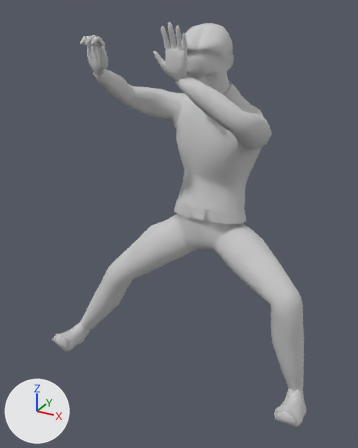
Before and after pictures for a commit that changed the FBX model work/이혜빈/사람/Char_Climbing_Left_Pelvis.FBX.
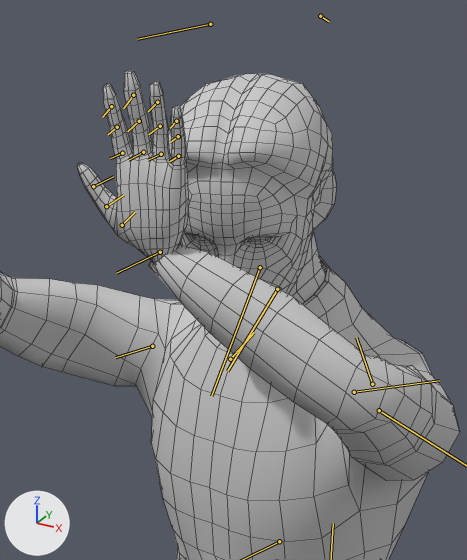
Each version appears first whole from a 50 mm camera at (1.308, -1.675, 1.872) aimed at (0.357, 0.053, 1.009), and next in a close-up on the part from 36% to 77% of the width and 0% to 39% of the height. Arrows for +X, +Y and +Z are at lower left; the lights stay in place. Both versions are drawn at frame 16 of the action 'Take 001'; the numbers are the values there. The bones that bend it are drawn over the model as lines in the close-ups. The close-ups show mesh edges as thin lines.

Objects in the first close-up: 'char_head_low1'.
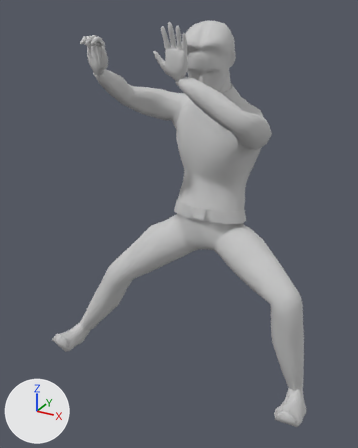
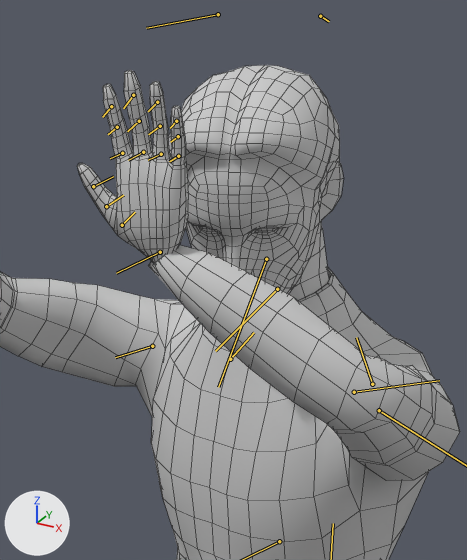
Where the change shows, as pixel boxes (x1, y1, x2, y2) in the close-ups (467 x 560 px):
'char_head_low1', posed: before (0, 70, 460, 560); after (0, 65, 460, 560)
bone 'Bip001 Neck', root to tip: before (277, 289) to (227, 371); after (277, 289) to (215, 351)
bone 'Bip001 Head', root to tip: before (260, 267) to (211, 396); after (266, 259) to (218, 387)

The change in detail:
Bone 'Bip001 Neck' (bone_bip001_neck) turns from (0, -1, 22) to (0, -1, 4) degrees about its own x, y and z.
Bone 'Bip001 L Clavicle' (bone_bip001_l_clavicle) moves from (0.0, -4.4, 0.5) to (0.1, -0.9, 0.2).
Bone 'Bip001 L Clavicle' (bone_bip001_l_clavicle) turns from (-2, -42, -37) to (13, -32, -39) degrees about its own x, y and z.
Bone 'Bip001 R Clavicle' (bone_bip001_r_clavicle) moves from (-0.2, -4.5, 0.1) to (-0.1, -0.9, 0.4).
Bone 'Bip001 R Clavicle' (bone_bip001_r_clavicle) turns from (8, 39, -30) to (-9, 31, -32) degrees about its own x, y and z.
Bone 'Bip001 Head' (bone_bip001_head) turns from (29, -10, -11) to (29, -10, 7) degrees about its own x, y and z.
